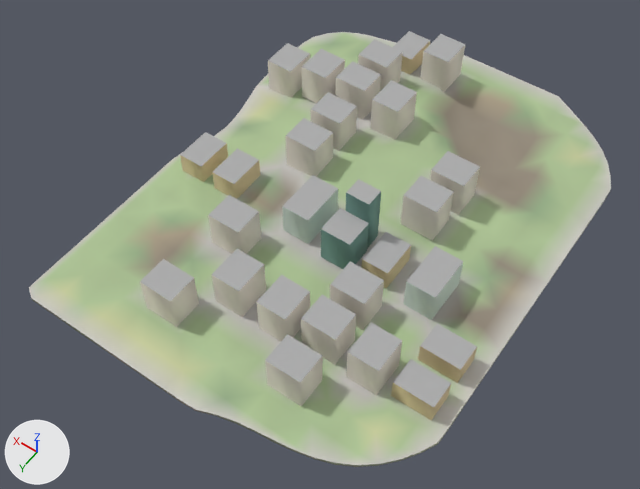
An edit to the glTF model godot_project/remake/sky/islands/SKY-043.lod1.glb, drawn before and after from the same camera.
Both versions are drawn from a 50 mm lens placed at (-153.0, 241.0, 338.0), pointed at (10.0, 14.0, -19.0). The lights are fixed; the arrows at lower left show +X, +Y and +Z. The picture after the commit comes second.

Script lines for the objects in view, before the commit:
```python
me_buildings = bpy.data.meshes.new('buildings')
me_buildings.from_pydata(...)  # 224 vertices, 280 faces; spans x -91.0..88.0, y -115.0..102.0, z 0.0..35.0
me_buildings.materials.append(mat_sky_lod_bldg)
me_deck = bpy.data.meshes.new('deck')
me_deck.from_pydata(...)  # 412 vertices, 728 faces; spans x -99.0..96.0, y -136.0..129.0, z -3.0..9.0
me_deck.materials.append(mat_sky_deck)
me_rock = bpy.data.meshes.new('rock')
me_rock.from_pydata(...)  # 315 vertices, 534 faces; spans x -99.0..96.0, y -136.0..129.0, z -62.0..0.0
me_rock.materials.append(mat_sky_rock)
ob_buildings = bpy.data.objects.new('buildings', me_buildings)
ob_buildings.location = (0.0, 0.0, 0.0)
ob_deck = bpy.data.objects.new('deck', me_deck)
ob_deck.location = (0.0, 0.0, 0.0)
ob_rock = bpy.data.objects.new('rock', me_rock)
ob_rock.location = (0.0, 0.0, 0.0)
```
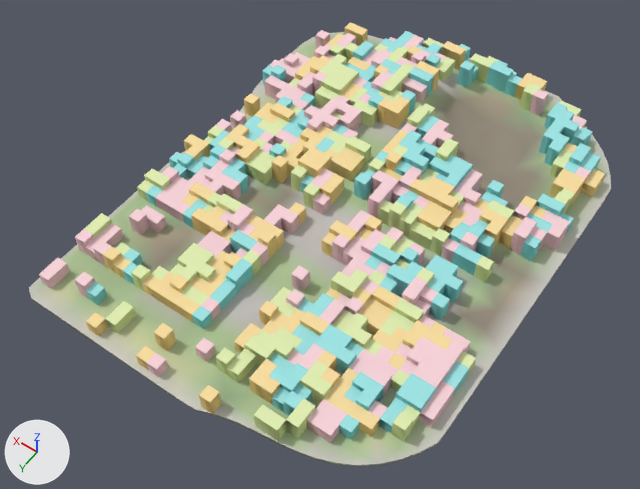
What differs and where, as boxes (x1, y1, x2, y2) in the pictures (640 x 489 px):
'warren_hull', added: after (39, 22, 605, 443)
'buildings', deleted: before (140, 31, 480, 420)

Diff of the bpy script that builds the scene:
```diff
--- a/godot_project/remake/sky/islands/SKY-043.lod1.glb.py
+++ b/godot_project/remake/sky/islands/SKY-043.lod1.glb.py
@@ me_warren_hull @@
+me_warren_hull.from_pydata(...)  # 2133 vertices, 4460 faces; spans x -93.0..93.0, y -132.0..126.0, z 0.0..20.0
+me_warren_hull.materials.append(mat_sky_lod_bldg)
@@ ob_buildings @@
-ob_buildings = bpy.data.objects.new('buildings', me_buildings)
-ob_buildings.location = (0.0, 0.0, 0.0)
@@ ob_warren_hull @@
+ob_warren_hull = bpy.data.objects.new('warren_hull', me_warren_hull)
+ob_warren_hull.location = (0.0, 0.0, 0.0)
```
